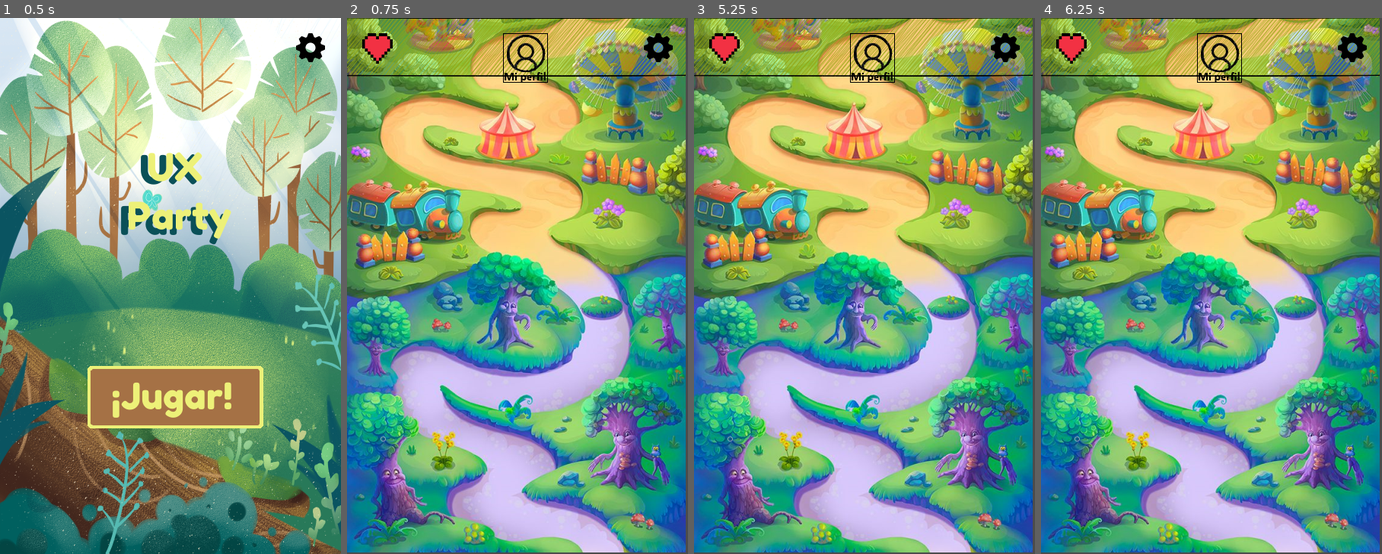
Above: before the commit, frames 1-4 (left to right).
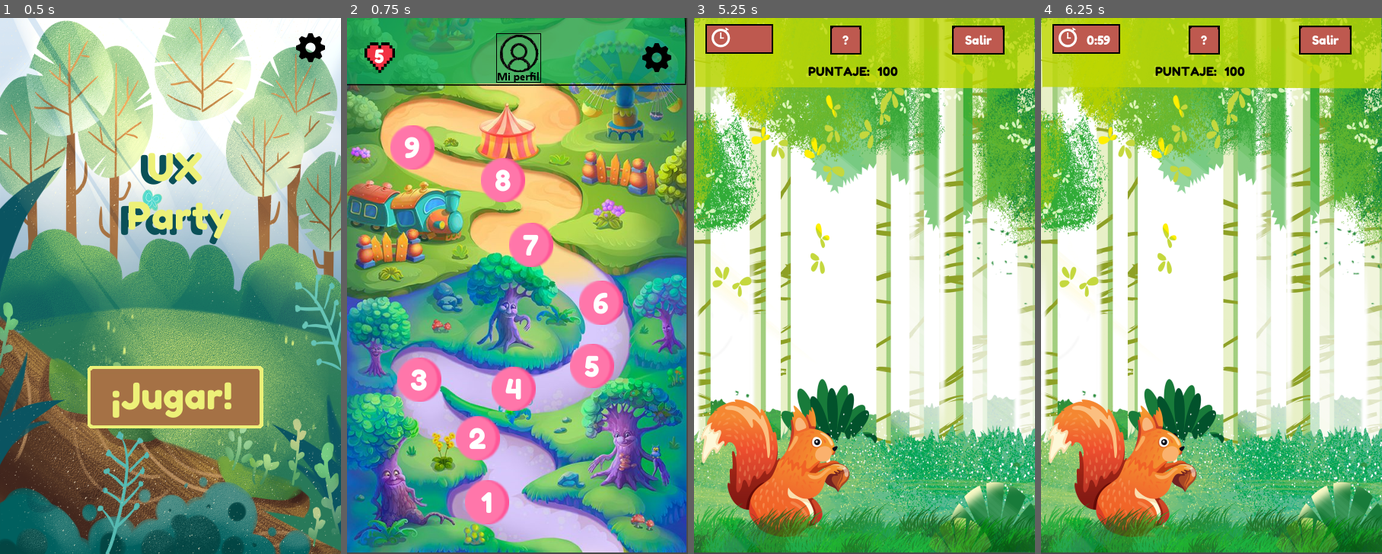
Above: after the commit, the same moments.

Repository: alexiaCat/Ux-Party
Game: Godot game, scene res://main/Main.tscn
Same seed, same stepped clock (60 frames per second), same inputs: the game is played once before the commit and once after it. The project has no main scene, so this scene is started directly.
Inputs (mouse positions are in pixels of both pictures, inside the frame that each line leads up to):
- Up to frame 1 (0.5 s): no input
- Up to frame 2 (0.75 s): click "¡Jugar!" at 0.5 s
- Up to frame 3 (5.25 s): click (871, 55) at 1.27 s; click (728, 55) at 2 s, where only the run after the commit has a clickable "5"; click (1004, 50) at 2.77 s; click (864, 55) at 3.52 s; click (1004, 55) at 4.27 s; click (833, 500) at 5 s, where only the run after the commit has a clickable "1"
- Up to frame 4 (6.25 s): click (1194, 39) at 5.75 s, where only the run after the commit has a clickable "?"

Frame 1 is identical in both runs. In frame 2, 29% of the frame differs, in the area x 0-100%, y 0-100%; in frame 3, 98%; in frame 4, 98%.

Commit message:
mapa ok, vidas ok

Diff:
--- a/barra inicio mapa/HUD.tscn
+++ b/barra inicio mapa/HUD.tscn
@@ -16,9 +16,16 @@
 [node name="Control" type="Control" parent="."]
 anchor_right = 1.0
 anchor_bottom = 1.0
+margin_left = 12.0
+margin_right = -26.0
+margin_bottom = -621.0
 
 [node name="MarginContainer" type="MarginContainer" parent="Control"]
-anchor_right = 1.0
+margin_left = -9.0
+margin_right = 434.0
+margin_bottom = 95.0
+size_flags_horizontal = 0
+size_flags_vertical = 0
 custom_constants/margin_right = 20
 custom_constants/margin_top = 20
 custom_constants/margin_left = 20
@@ -27,44 +34,46 @@
 [node name="HBoxContainer" type="HBoxContainer" parent="Control/MarginContainer"]
 margin_left = 20.0
 margin_top = 20.0
-margin_right = 428.0
+margin_right = 423.0
 margin_bottom = 85.0
+custom_constants/separation = 133
 
-[node name="LifeBox" type="HBoxContainer" parent="Control/MarginContainer/HBoxContainer"]
+[node name="Life" type="TextureButton" parent="Control/MarginContainer/HBoxContainer"]
+margin_top = 12.0
 margin_right = 40.0
-margin_bottom = 40.0
-size_flags_horizontal = 2
-size_flags_vertical = 0
+margin_bottom = 52.0
+size_flags_horizontal = 0
+size_flags_vertical = 4
+texture_normal = ExtResource( 5 )
 
-[node name="Heart" type="TextureRect" parent="Control/MarginContainer/HBoxContainer/LifeBox"]
-margin_right = 40.0
-margin_bottom = 40.0
-texture = ExtResource( 5 )
+[node name="vidas_jugador" type="Label" parent="Control/MarginContainer/HBoxContainer/Life" groups=["vidasjugador"]]
+anchor_left = 0.5
+anchor_top = 0.5
+anchor_right = 0.5
+anchor_bottom = 0.5
+margin_left = -20.0
+margin_top = -17.0
+margin_right = 20.0
+margin_bottom = 13.0
+custom_fonts/font = SubResource( 1 )
+text = "1"
+align = 1
+valign = 1
 
-[node name="Life" type="Label" parent="Control/MarginContainer/HBoxContainer/LifeBox/Heart"]
-margin_left = 13.0
-margin_top = 4.0
-margin_right = 27.0
-margin_bottom = 39.0
-custom_colors/font_color = Color( 1, 1, 1, 1 )
-custom_colors/font_color_shadow = Color( 0, 0, 0, 1 )
-custom_fonts/font = SubResource( 1 )
-
-[node name="TextureButton" type="TextureButton" parent="Control/MarginContainer/HBoxContainer"]
-margin_left = 185.0
-margin_right = 244.0
+[node name="Myprofile" type="TextureButton" parent="Control/MarginContainer/HBoxContainer"]
+margin_left = 173.0
+margin_right = 232.0
 margin_bottom = 65.0
-size_flags_horizontal = 2
 texture_normal = ExtResource( 4 )
 texture_pressed = ExtResource( 2 )
-texture_hover = ExtResource( 4 )
 
-[node name="TextureButton2" type="TextureButton" parent="Control/MarginContainer/HBoxContainer"]
-margin_left = 370.0
-margin_right = 408.0
-margin_bottom = 38.0
+[node name="Config" type="TextureButton" parent="Control/MarginContainer/HBoxContainer"]
+margin_left = 365.0
+margin_top = 13.0
+margin_right = 403.0
+margin_bottom = 51.0
 size_flags_horizontal = 0
-size_flags_vertical = 0
+size_flags_vertical = 4
 texture_normal = ExtResource( 1 )
 texture_pressed = ExtResource( 3 )
 texture_hover = ExtResource( 1 )
--- a/gamehandler.gd
+++ b/gamehandler.gd
@@ -2,7 +2,7 @@
 
 var vidas_jugador = 5
 var time_left = 60
-var puntajeglobal
+var puntajeglobal = 0
 var turno = true
 var pnivel1
 var pnivel2
@@ -13,13 +13,26 @@
 var pnivel7
 var pnivel8
 var pnivel9
-var puntajeahorcado = 500
-var puntajequiz = 0
+#puntaje inicial de los minijuegos
+const puntajeahorcado = 500
+const puntajequiz = 0
+#variables para saber si el nivel esta pasado o no, ej: no poder ingresar a nivel 2 sin pasar nivel 1
+var level1 = false
+var level2 = false
+var level3 = false
+var level4 = false
+var level5 = false
+var level6 = false
+var level7 = false
+var level8 = false
 
 
 # Called when the node enters the scene tree for the first time.
 func _ready():
 	pass # Replace with function body.
 
+func update_vidas():
+	get_tree().get_nodes_in_group("vidasjugador")[0].text = String(vidas_jugador)
+
 func update_time():
 	get_tree().get_nodes_in_group("tiempo")[0].text = String(time_left/60) + ":" + String(time_left%60)
--- a/main/Main.tscn
+++ b/main/Main.tscn
@@ -76,9 +76,6 @@
 texture_normal = ExtResource( 3 )
 texture_pressed = ExtResource( 2 )
 texture_hover = ExtResource( 4 )
-__meta__ = {
-"_edit_group_": true
-}
 
 [node name="label_play" type="Label" parent="HUD/Control/Play_button"]
 anchor_left = 0.5
--- a/main_map/Main_scene.gd
+++ b/main_map/Main_scene.gd
@@ -1,20 +1,67 @@
 extends Node2D
 
-
-# Declare member variables here. Examples:
-# var a = 2
-# var b = "text"
 
 
 # Called when the node enters the scene tree for the first time.
 func _ready():
-	pass # Replace with function body.
-
-
-# Called every frame. 'delta' is the elapsed time since the previous frame.
-#func _process(delta):
-#	pass
+	Gamehandler.update_vidas()
 
 
 func _on_Level1_pressed():
-	pass # Replace with function body.
+	get_tree().change_scene("res://hanged_game/Main_hanged_game.tscn")
+
+
+func _on_Level2_pressed():
+	if(Gamehandler.level1 == false):
+		print("no puedes ingresar")
+	else:
+		get_tree().change_scene("res://hanged_game/Main_hanged_game.tscn")
+
+
+func _on_Level3_pressed():
+	if(Gamehandler.level2 == false):
+		print("no puedes ingresar")
+	else:
+		get_tree().change_scene("res://hanged_game/Main_hanged_game.tscn")
+
+
+func _on_Level4_pressed():
+	if(Gamehandler.level3 == false):
+		print("no puedes ingresar")
+	else:
+		get_tree().change_scene("res://hanged_game/Main_hanged_game.tscn")
+
+
+func _on_Level5_pressed():
+	if(Gamehandler.level4 == false):
+		print("no puedes ingresar")
+	else:
+		get_tree().change_scene("res://hanged_game/Main_hanged_game.tscn")
+
+
+func _on_Level6_pressed():
+	if(Gamehandler.level5 == false):
+		print("no puedes ingresar")
+	else:
+		get_tree().change_scene("res://hanged_game/Main_hanged_game.tscn")
+
+
+func _on_Level7_pressed():
+	if(Gamehandler.level6 == false):
+		print("no puedes ingresar")
+	else:
+		get_tree().change_scene("res://hanged_game/Main_hanged_game.tscn")
+
+
+func _on_Level8_pressed():
+	if(Gamehandler.level7 == false):
+		print("no puedes ingresar")
+	else:
+		get_tree().change_scene("res://hanged_game/Main_hanged_game.tscn")
+
+
+func _on_Level9_pressed():
+	if(Gamehandler.level8 == false):
+		print("no puedes ingresar")
+	else:
+		get_tree().change_scene("res://hanged_game/Main_hanged_game.tscn")
--- a/main_map/Main_scene.tscn
+++ b/main_map/Main_scene.tscn
@@ -1,14 +1,232 @@
-[gd_scene load_steps=3 format=2]
+[gd_scene load_steps=7 format=2]
 
 [ext_resource path="res://main_map/main_background.tscn" type="PackedScene" id=1]
 [ext_resource path="res://barra inicio mapa/HUD.tscn" type="PackedScene" id=2]
+[ext_resource path="res://main_map/Main_scene.gd" type="Script" id=3]
+[ext_resource path="res://main_map/level_normal.png" type="Texture" id=4]
+[ext_resource path="res://main_map/level_pressed.png" type="Texture" id=5]
+[ext_resource path="res://assets/fonts/fontparamapa.tres" type="DynamicFont" id=6]
 
 [node name="Main_scene" type="Node2D"]
+script = ExtResource( 3 )
 
 [node name="main_background" parent="." instance=ExtResource( 1 )]
 
 [node name="HUD" parent="." instance=ExtResource( 2 )]
 
-[node name="TextureButton" type="TextureButton" parent="."]
-margin_right = 40.0
-margin_bottom = 40.0
+[node name="Level1" type="TextureButton" parent="."]
+margin_left = 155.0
+margin_top = 607.0
+margin_right = 213.0
+margin_bottom = 665.0
+texture_normal = ExtResource( 4 )
+texture_pressed = ExtResource( 5 )
+texture_hover = ExtResource( 4 )
+
+[node name="Text-lvl1" type="Label" parent="Level1"]
+anchor_left = 0.5
+anchor_top = 0.5
+anchor_right = 0.5
+anchor_bottom = 0.5
+margin_left = -20.0
+margin_top = -23.0
+margin_right = 20.0
+margin_bottom = 23.0
+custom_fonts/font = ExtResource( 6 )
+text = "1"
+align = 1
+valign = 1
+
+[node name="Level2" type="TextureButton" parent="."]
+margin_left = 143.0
+margin_top = 523.0
+margin_right = 201.0
+margin_bottom = 581.0
+texture_normal = ExtResource( 4 )
+texture_pressed = ExtResource( 5 )
+texture_hover = ExtResource( 4 )
+
+[node name="Text-lvl2" type="Label" parent="Level2"]
+anchor_left = 0.5
+anchor_top = 0.5
+anchor_right = 0.5
+anchor_bottom = 0.5
+margin_left = -20.0
+margin_top = -23.0
+margin_right = 20.0
+margin_bottom = 23.0
+custom_fonts/font = ExtResource( 6 )
+text = "2"
+align = 1
+valign = 1
+
+[node name="Level3" type="TextureButton" parent="."]
+margin_left = 66.0
+margin_top = 446.0
+margin_right = 124.0
+margin_bottom = 504.0
+texture_normal = ExtResource( 4 )
+texture_pressed = ExtResource( 5 )
+texture_hover = ExtResource( 4 )
+
+[node name="Text-lvl3" type="Label" parent="Level3"]
+anchor_left = 0.5
+anchor_top = 0.5
+anchor_right = 0.5
+anchor_bottom = 0.5
+margin_left = -20.0
+margin_top = -23.0
+margin_right = 20.0
+margin_bottom = 23.0
+custom_fonts/font = ExtResource( 6 )
+text = "3"
+align = 1
+valign = 1
+
+[node name="Level4" type="TextureButton" parent="."]
+margin_left = 190.0
+margin_top = 458.0
+margin_right = 248.0
+margin_bottom = 516.0
+texture_normal = ExtResource( 4 )
+texture_pressed = ExtResource( 5 )
+texture_hover = ExtResource( 4 )
+
+[node name="Text-lvl4" type="Label" parent="Level4"]
+anchor_left = 0.5
+anchor_top = 0.5
+anchor_right = 0.5
+anchor_bottom = 0.5
+margin_left = -20.0
+margin_top = -23.0
+margin_right = 20.0
+margin_bottom = 23.0
+custom_fonts/font = ExtResource( 6 )
+text = "4"
+align = 1
+valign = 1
+
+[node name="Level5" type="TextureButton" parent="."]
+margin_left = 293.0
+margin_top = 428.0
+margin_right = 351.0
+margin_bottom = 486.0
+texture_normal = ExtResource( 4 )
+texture_pressed = ExtResource( 5 )
+texture_hover = ExtResource( 4 )
+
+[node name="Text-lvl5" type="Label" parent="Level5"]
+anchor_left = 0.5
+anchor_top = 0.5
+anchor_right = 0.5
+anchor_bottom = 0.5
+margin_left = -20.0
+margin_top = -23.0
+margin_right = 20.0
+margin_bottom = 23.0
+custom_fonts/font = ExtResource( 6 )
+text = "5"
+align = 1
+valign = 1
+
+[node name="Level6" type="TextureButton" parent="."]
+margin_left = 305.0
+margin_top = 345.0
+margin_right = 363.0
+margin_bottom = 403.0
+texture_normal = ExtResource( 4 )
+texture_pressed = ExtResource( 5 )
+texture_hover = ExtResource( 4 )
+
+[node name="Text_lvl6" type="Label" parent="Level6"]
+anchor_left = 0.5
+anchor_top = 0.5
+anchor_right = 0.5
+anchor_bottom = 0.5
+margin_left = -20.0
+margin_top = -23.0
+margin_right = 20.0
+margin_bottom = 23.0
+custom_fonts/font = ExtResource( 6 )
+text = "6"
+align = 1
+valign = 1
+
+[node name="Level7" type="TextureButton" parent="."]
+margin_left = 213.0
+margin_top = 269.0
+margin_right = 271.0
+margin_bottom = 327.0
+texture_normal = ExtResource( 4 )
+texture_pressed = ExtResource( 5 )
+texture_hover = ExtResource( 4 )
+
+[node name="Text_lvl7" type="Label" parent="Level7"]
+anchor_left = 0.5
+anchor_top = 0.5
+anchor_right = 0.5
+anchor_bottom = 0.5
+margin_left = -20.0
+margin_top = -23.0
+margin_right = 20.0
+margin_bottom = 23.0
+custom_fonts/font = ExtResource( 6 )
+text = "7"
+align = 1
+valign = 1
+
+[node name="Level8" type="TextureButton" parent="."]
+margin_left = 176.0
+margin_top = 184.0
+margin_right = 234.0
+margin_bottom = 242.0
+texture_normal = ExtResource( 4 )
+texture_pressed = ExtResource( 5 )
+texture_hover = ExtResource( 4 )
+
+[node name="Text_lvl8" type="Label" parent="Level8"]
+anchor_left = 0.5
+anchor_top = 0.5
+anchor_right = 0.5
+anchor_bottom = 0.5
+margin_left = -20.0
+margin_top = -23.0
+margin_right = 20.0
+margin_bottom = 23.0
+custom_fonts/font = ExtResource( 6 )
+text = "8"
+align = 1
+valign = 1
+
+[node name="Level9" type="TextureButton" parent="."]
+margin_left = 57.0
+margin_top = 141.0
+margin_right = 115.0
+margin_bottom = 199.0
+texture_normal = ExtResource( 4 )
+texture_pressed = ExtResource( 5 )
+texture_hover = ExtResource( 4 )
+
+[node name="Text_lvl9" type="Label" parent="Level9"]
+anchor_left = 0.5
+anchor_top = 0.5
+anchor_right = 0.5
+anchor_bottom = 0.5
+margin_left = -20.0
+margin_top = -23.0
+margin_right = 20.0
+margin_bottom = 23.0
+custom_fonts/font = ExtResource( 6 )
+text = "9"
+align = 1
+valign = 1
+
+[connection signal="pressed" from="Level1" to="." method="_on_Level1_pressed"]
+[connection signal="pressed" from="Level2" to="." method="_on_Level2_pressed"]
+[connection signal="pressed" from="Level3" to="." method="_on_Level3_pressed"]
+[connection signal="pressed" from="Level4" to="." method="_on_Level4_pressed"]
+[connection signal="pressed" from="Level5" to="." method="_on_Level5_pressed"]
+[connection signal="pressed" from="Level6" to="." method="_on_Level6_pressed"]
+[connection signal="pressed" from="Level7" to="." method="_on_Level7_pressed"]
+[connection signal="pressed" from="Level8" to="." method="_on_Level8_pressed"]
+[connection signal="pressed" from="Level9" to="." method="_on_Level9_pressed"]
--- a/top_bar_hanged_game/top_bar_minigames.tscn
+++ b/top_bar_hanged_game/top_bar_minigames.tscn
@@ -16,6 +16,7 @@
 [node name="Control" type="Control" parent="."]
 anchor_right = 1.0
 anchor_bottom = 1.0
+margin_bottom = -615.0
 
 [node name="MarginContainer" type="MarginContainer" parent="Control"]
 anchor_right = 1.0
Binary file changed: main_map/maps.png
